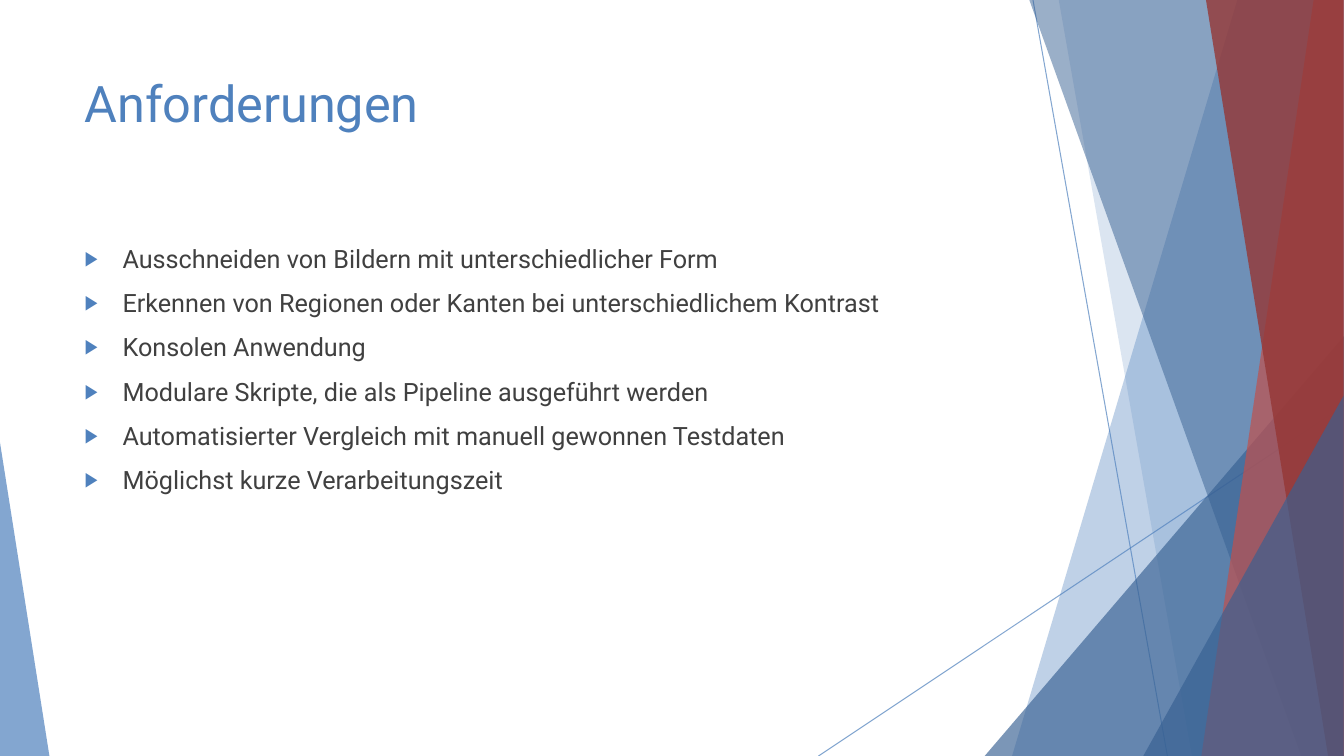
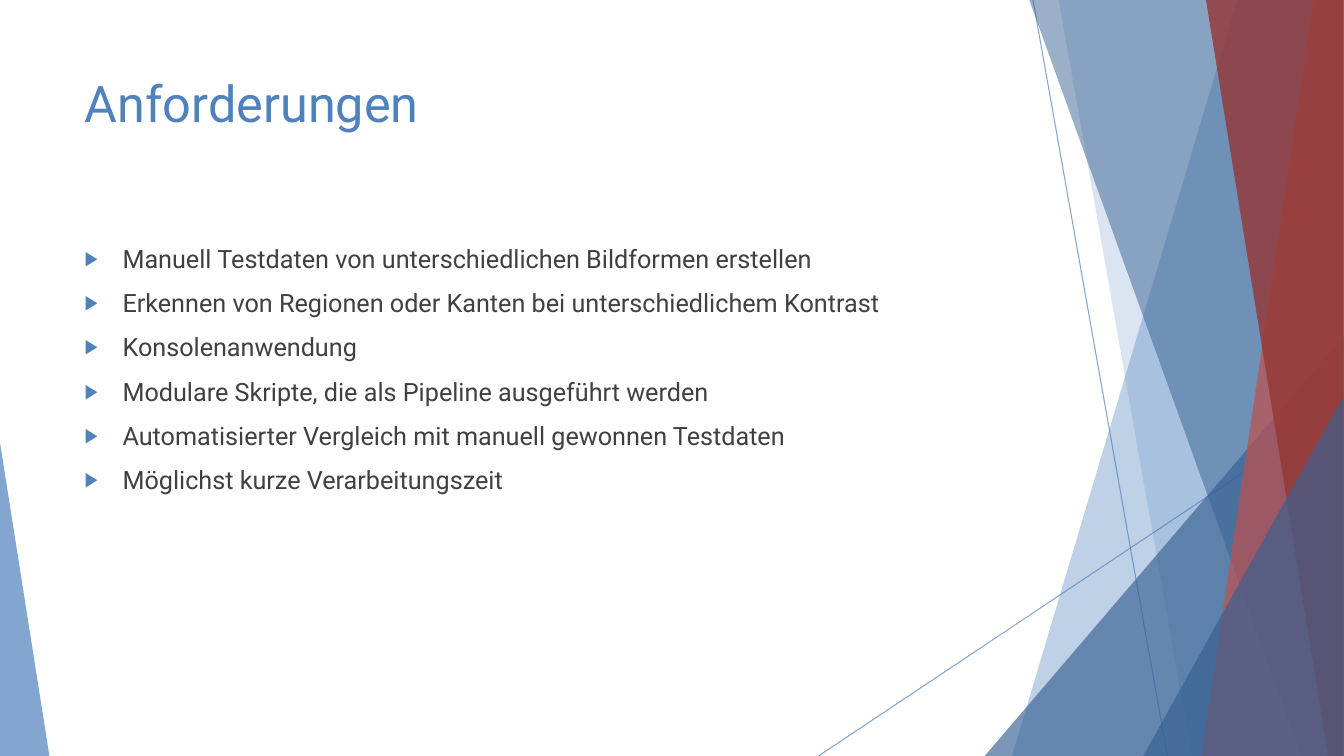
Before and after one commit to youssefMes/FotoAlbumExtractor, a slide deck: slide 3 of expose/expose_präsentation.pptx. Drawn at 1344x756 pixels with LibreOffice and Linux fonts; fonts in the diff are those of the drawing. Boxes give left, top, right and bottom in pixels: in the first picture for what was removed or moved away, otherwise in the second. Text is boxed around its words. In the diff, an @@ line names an element or a change of style, - is before the commit and + after.

```diff
--- a/expose/expose_präsentation.pptx
+++ b/expose/expose_präsentation.pptx
@@ text at bbox=[123, 249, 812, 269]: text changed @@
-▶ Ausschneiden von Bildern mit unterschiedlicher Form
+▶ Manuell Testdaten von unterschiedlichen Bildformen erstellen
@@ text at bbox=[123, 337, 357, 362]: text changed @@
-▶ Konsolen Anwendung
+▶ Konsolenanwendung
```
Also in this commit, not shown: 2 other slides changed, 1 other file.
